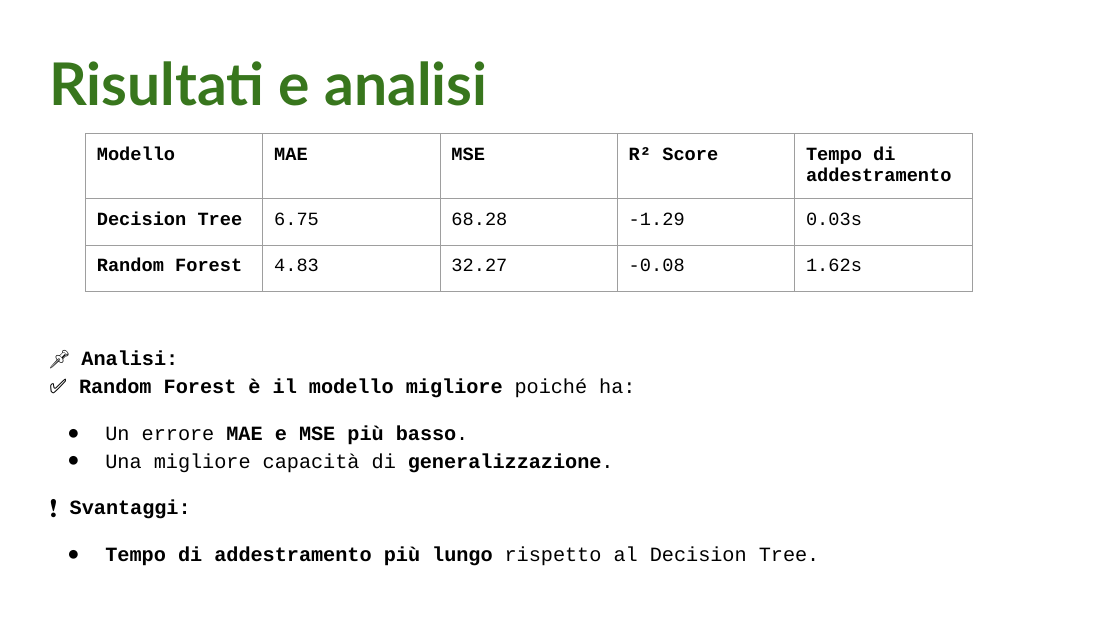
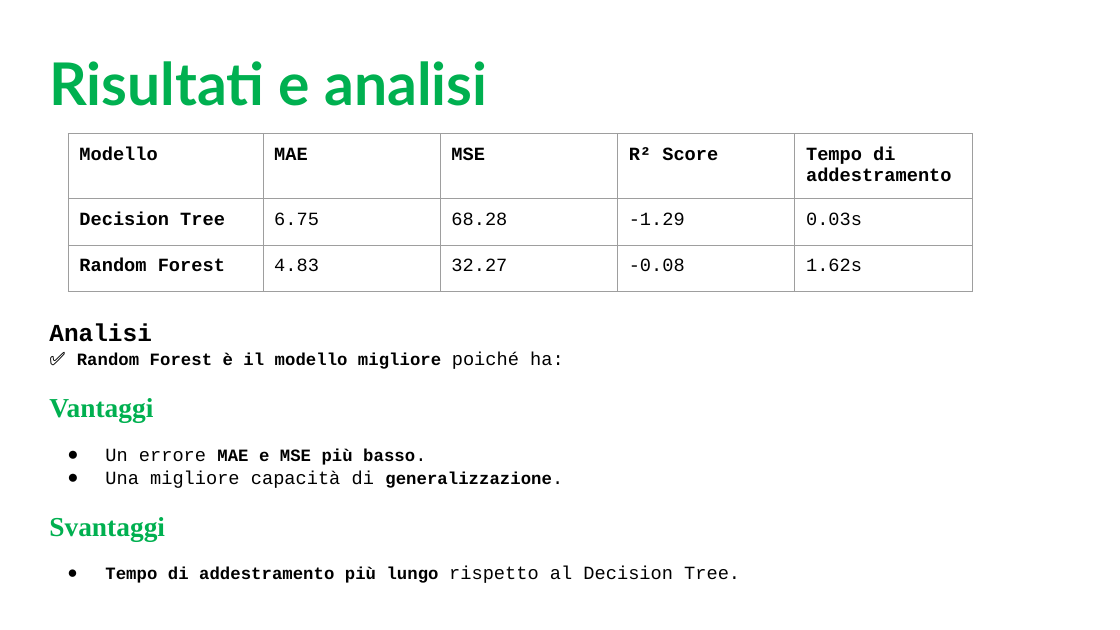
Before and after one commit to G3nnaro76/E-Cycle, a slide deck: slide 9 of Documents/Presentazione_E-Cycle.pptx. Drawn at 1120x630 pixels with LibreOffice and Linux fonts; fonts in the diff are those of the drawing. Boxes give left, top, right and bottom in pixels: in the first picture for what was removed or moved away, otherwise in the second. Text is boxed around its words. In the diff, an @@ line names an element or a change of style, - is before the commit and + after.

```diff
--- a/Documents/Presentazione_E-Cycle.pptx
+++ b/Documents/Presentazione_E-Cycle.pptx
@@ title "Risultati e analisi" at (49,61,487,106): text colour #38761D to #00B050 @@
@@ table: place and size @@
-table at (86,134,971,502)
+table at (68,134,971,295)
@@ text "Analisi ✅ Random Forest è ...": place and size @@
-text "Analisi ✅ Random Forest è ..." at (70,351,820,566)
+text "Analisi ✅ Random Forest è ..." at (49,323,740,583)
@@ text at (49,323,564,422): text changed; size 13 to 11.1 pt @@
-📌 Analisi:
-✅ Random Forest è il modello migliore poiché ha:
+Analisi
+✅ Random Forest è il modello migliore poiché ha:
+Vantaggi
@@ text at (105,448,740,583): size 13 to 12 pt in "Un errore basso.", "Una migliore capacità di generalizzazione.", "rispetto al Decision Tree."; size 13 to 11.1 pt in "MAE e MSE più basso.", "generalizzazione.", "Tempo di addestramento più lungo"; line spacing 1.15 to 1.05 @@
@@ text at (49,517,165,541): text changed; size 13 to 17.6 pt; font Courier New to Times New Roman; text colour #000000 to #00B050 @@
-❗ Svantaggi:
+Svantaggi
```
Also in this commit, not shown: 9 other slides changed, 1 other file.
